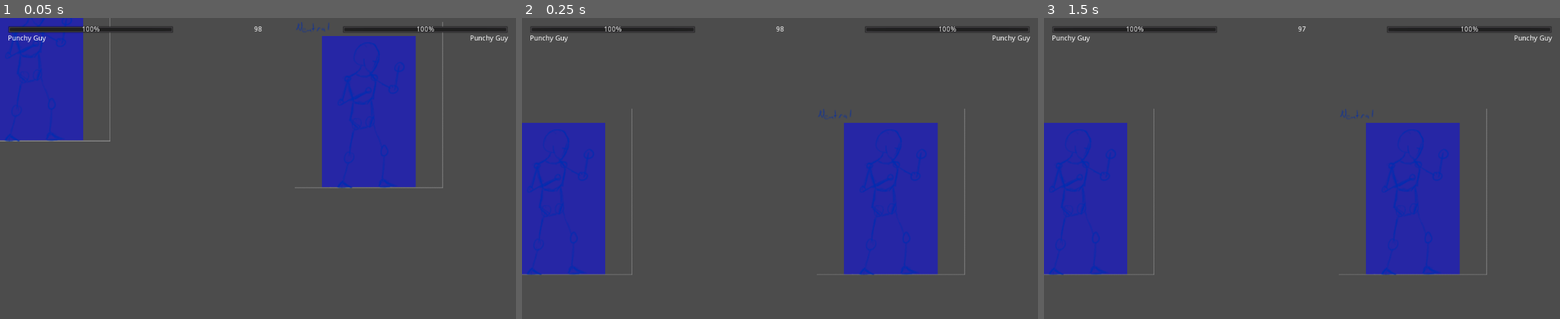
Above: before the commit, frames 1-3 (left to right).
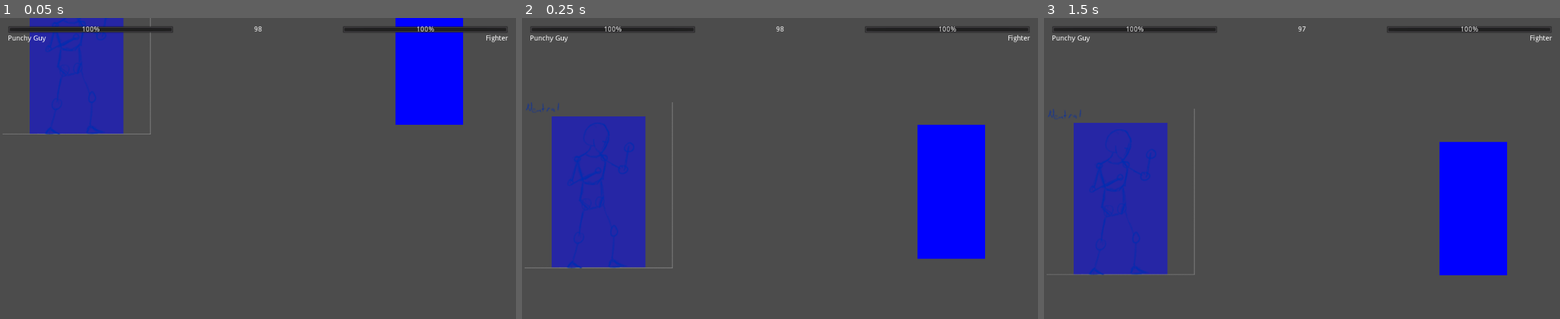
Above: after the commit, the same moments.

Repository: PistolRcks/flfa-project
Game: Godot game, scene res://level/basic_arena/TestingArena.tscn
Two runs of this game, one before a commit and one after it. Both use one fixed random seed, a clock stepped at 60 frames per second and the inputs below.
Inputs:
- Up to frame 1 (0.05 s): no input
- Up to frame 2 (0.25 s): no input
- Up to frame 3 (1.5 s): tap Enter at 1.25 s

The runs differ from the first frame. In frame 1, 18% of the frame differs, in the area x 0-99%, y 0-57%; in frame 2, 21%, in the area x 0-99%, y 5-86%; in frame 3, 21%.

Commit message:
Receiving hits, stubbed knockback code, fixed hitbox regression

Diff:
--- a/entity/Entity.gd
+++ b/entity/Entity.gd
@@ -16,6 +16,10 @@
 ## Character States ##
 var facing_right = true						# Direction we're facing (normally right)
 export var combo_being_performed = false	# If a combo is currently being performed
+var blocking = false						# Whether or not the player is able to block
+											# (i.e., holding back; not in blockstun)
+var inactionable = false					# Whether or not the entity can perform any actions
+											# (usually while in hit/blockstun)
 
 ## Animation ##
 onready var animation_tree = $AnimationTree
@@ -27,6 +31,7 @@
 var current_health
 export var move_speed = 100				# The speed of movement (in pixels/sec)
 var velocity = Vector2(0,0)
+var stun_timer := 0.0					# How long the character is inactionable after being hit
 
 func _ready():
 	current_health = max_health + 0		# Duplicate but not
@@ -38,11 +43,21 @@
 	# Let the ComboController know which player we are
 	combo_controller.update_assigned_player(player_number)
 
+	# Make sure the hurtboxes are on the correct team
+	for hurtbox in $Hurtboxes.get_children():
+		hurtbox.team = player_number
+
 func _physics_process(delta):
 	var momentum = Vector2()
 	# Apply gravity while not on floor (and we're not moving faster than gravity)
 	if not is_on_floor() and velocity.y < GRAVITY:
 		momentum += Vector2(0, GRAVITY)
+
+	if stun_timer > 0:
+		stun_timer -= delta
+		inactionable = true
+	else:
+		inactionable = false
 
 	velocity += momentum
 	# Apply momentum
@@ -53,6 +68,9 @@
 func register_combos():
 	for combo in combo_list:
 		combo_controller.register_combo(combo)
+
+func apply_knockback(amount):
+	pass # STUB!
 
 """ Creates a new Hitbox.
 
@@ -88,7 +106,7 @@
 	new_instance.scale = size
 	new_instance.global_position = global_coord
 
-	print("Produced hitbox with metadata {meta}".format({"meta": new_instance.metadata}))
+	print("Produced hitbox for team {team} with metadata {meta}".format({"team": new_instance.team, "meta": new_instance.metadata}))
 
 """ Creates a hitbox with a specific `Area2D`'s global position and size.
 
@@ -150,3 +168,17 @@
 		# Fire the animation
 		animation_tree["parameters/" + state + "/OneShot/active"] = true
 		combo_being_performed = true
+
+# Perform whenever we are hit
+func _on_hit(area, type, team, metadata):
+	# Make sure this is an enemy hitbox
+	if team != player_number and type == "HIT":
+		if blocking:	# Recieve chip damage and blockstun on-block, but not knockback
+			stun_timer = metadata["blockstun"]
+			# You cannot be killed by chip damage
+			current_health = max(current_health - metadata["chip"], 0.1)
+		else:			# Receive full damage and hitstun on-hit *and* knockback
+			stun_timer = metadata["hitstun"]
+			current_health -= metadata["damage"]
+			apply_knockback(metadata["knockback"])
+			print("Received damage!")
--- a/entity/Entity.tscn
+++ b/entity/Entity.tscn
@@ -22,8 +22,8 @@
 [node name="Hurtbox1" parent="Hurtboxes" instance=ExtResource( 2 )]
 position = Vector2( 0, -20 )
 scale = Vector2( 1, 2 )
-collision_layer = 2
-collision_mask = 2
+collision_layer = 1
+collision_mask = 1
 type = "HURT"
 team = "0"
 debugColor = Color( 0, 0, 1, 1 )
@@ -40,6 +40,8 @@
 parameters/playback = SubResource( 3 )
 parameters/air/Transition/current = 0
 parameters/crouch/Transition/current = 0
+parameters/stand/OneShot/active = false
 parameters/stand/Transition/current = 0
 
+[connection signal="hitbox_entered" from="Hurtboxes/Hurtbox1" to="." method="_on_hit"]
 [connection signal="combo_performed" from="ComboController" to="." method="_on_ComboController_combo_performed"]
--- a/entity/anim/basic_statemachine.tres
+++ b/entity/anim/basic_statemachine.tres
@@ -44,7 +44,7 @@
 nodes/Transition/node = SubResource( 23 )
 nodes/Transition/position = Vector2( 20, 140 )
 nodes/output/position = Vector2( 380, 140 )
-node_connections = [ "output", 0, "OneShot", "OneShot", 0, "Animation 2", "OneShot", 1, "Transition", "Transition", 0, "Animation" ]
+node_connections = [ "output", 0, "OneShot", "Transition", 0, "Animation", "OneShot", 0, "Animation 2", "OneShot", 1, "Transition" ]
 
 [sub_resource type="AnimationNodeStateMachineTransition" id=6]
 
--- a/entity/fighters/punchy_guy/PunchyGuy.tscn
+++ b/entity/fighters/punchy_guy/PunchyGuy.tscn
@@ -66,8 +66,8 @@
 [node name="Hurtbox1" parent="Hurtboxes" instance=ExtResource( 2 )]
 position = Vector2( 0, -23 )
 scale = Vector2( 1.39112, 2.26218 )
-collision_layer = 2
-collision_mask = 2
+collision_layer = 1
+collision_mask = 1
 type = "HURT"
 team = "0"
 debugColor = Color( 0, 0, 1, 0.498039 )
@@ -101,5 +101,6 @@
 scale = Vector2( 0.193479, 0.193479 )
 frames = SubResource( 23 )
 
+[connection signal="hitbox_entered" from="Hurtboxes/Hurtbox1" to="." method="_on_hit"]
 [connection signal="combo_performed" from="ComboController" to="." method="_on_ComboController_combo_performed"]
 [connection signal="animation_finished" from="AnimationPlayer" to="." method="_on_AnimationPlayer_animation_finished"]
--- a/level/basic_arena/TestingArena.tscn
+++ b/level/basic_arena/TestingArena.tscn
@@ -1,7 +1,8 @@
-[gd_scene load_steps=6 format=2]
+[gd_scene load_steps=7 format=2]
 
 [ext_resource path="res://entity/fighters/punchy_guy/PunchyGuy.tscn" type="PackedScene" id=1]
 [ext_resource path="res://ui/CombatUI.tscn" type="PackedScene" id=2]
+[ext_resource path="res://entity/Entity.tscn" type="PackedScene" id=3]
 
 [sub_resource type="RectangleShape2D" id=1]
 extents = Vector2( 256, 10 )
@@ -44,8 +45,8 @@
 zoom = Vector2( 0.15, 0.15 )
 
 [node name="PunchyGuy" parent="." instance=ExtResource( 1 )]
-position = Vector2( -66, -50 )
+position = Vector2( -54, -52 )
 
-[node name="PunchingBag" parent="." instance=ExtResource( 1 )]
-position = Vector2( 33, -36 )
+[node name="Entity" parent="." instance=ExtResource( 3 )]
+position = Vector2( 51, -55 )
 player_number = 2
--- a/util/hitbox/Hitbox.gd
+++ b/util/hitbox/Hitbox.gd
@@ -67,7 +67,7 @@
 # Wrapper function to fire the area entered to give hitbox stats
 func _on_Hitbox_area_entered(area):
 	# If it's actually a hitbox, it'll have a type
-	if area.has_meta("type"):
+	if area.get("type"):
 		var hb = area as Hitbox
 		emit_signal("hitbox_entered", area, hb.type, hb.team, hb.metadata)
 
